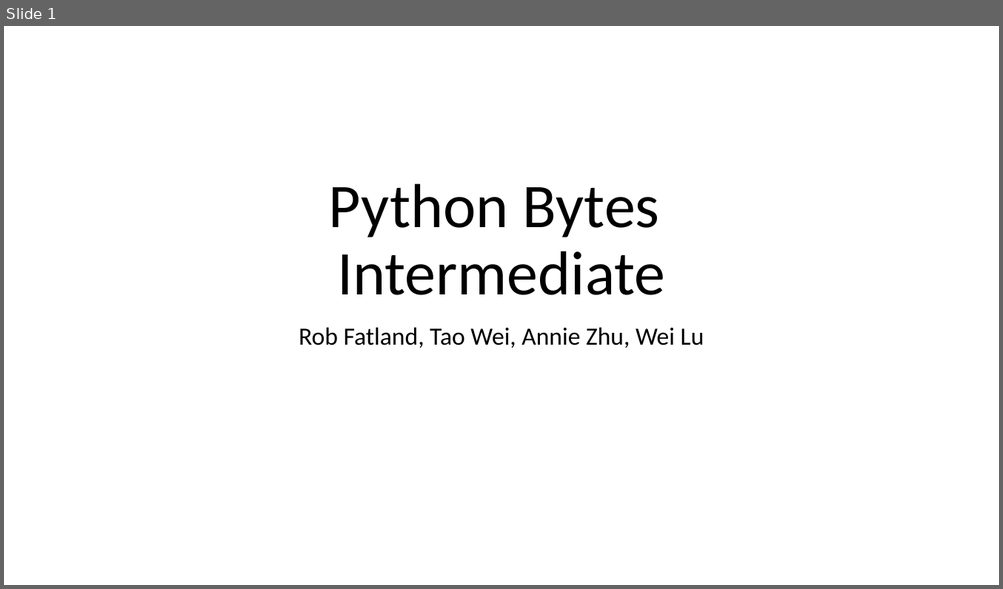
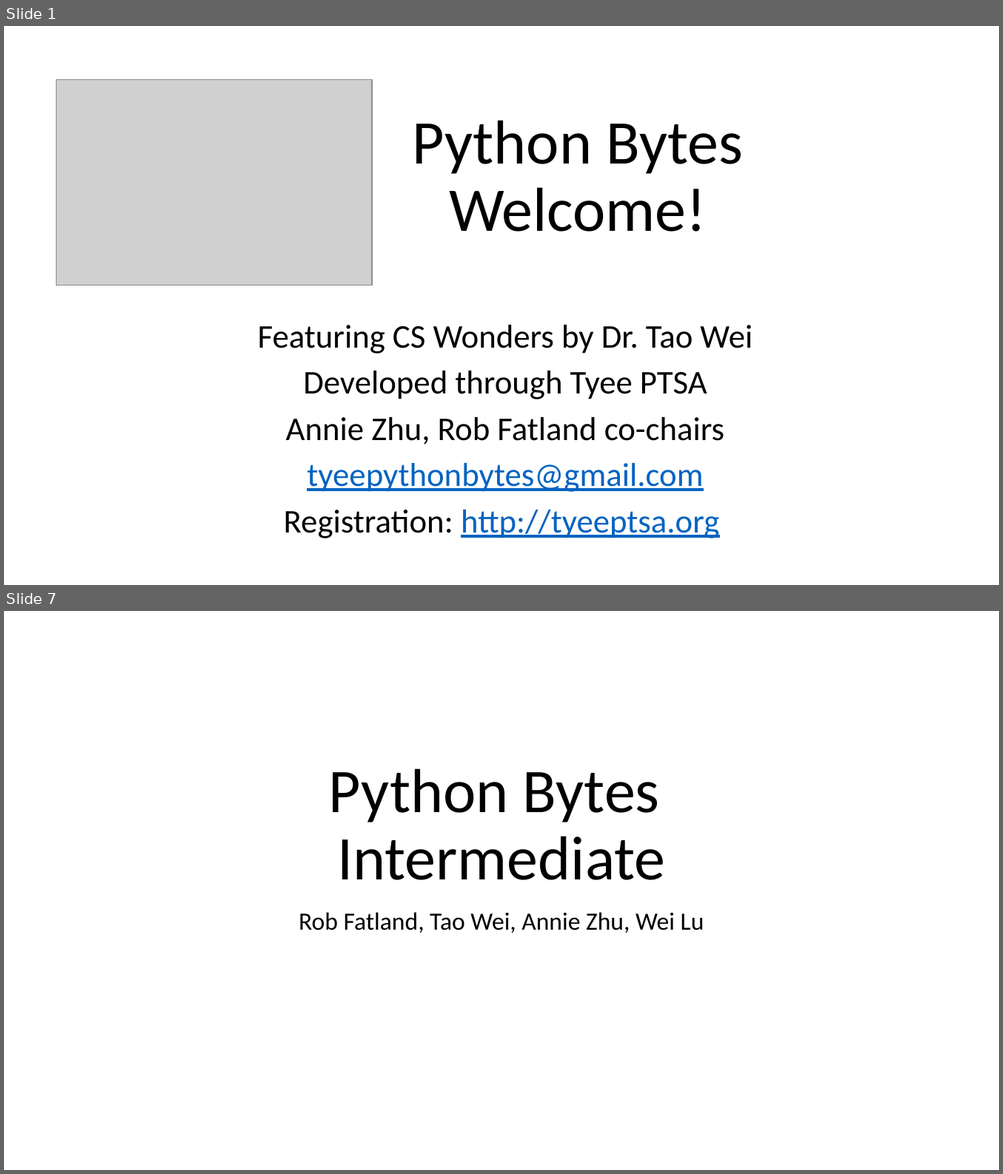
Before and after one commit to shreystechtips/pythonbytes, a slide deck: presentations/python bytes intermediate.pptx. Shown one above the other, each under a label of ours: slide 1 before the commit, slides 1 and 7 after it; the slides between them are not shown. The pictures are 1003x589 and 1003x1174 pixels, drawn with LibreOffice and Linux fonts; fonts in the diff are those of the drawing; grey boxes stand for pictures. Boxes give left, top, right and bottom in pixels: in the first picture for what was removed or moved away, otherwise in the second. Text is boxed around its words. In the diff, an @@ line names an element or a change of style, - is before the commit and + after.

```diff
--- a/presentations/python bytes intermediate.pptx
+++ b/presentations/python bytes intermediate.pptx
@@ slide 1 added at <box>4,26,999,585</box>, background #FFFFFF @@
@@ picture added at <box>57,80,372,286</box> @@
@@ title added at <box>412,120,743,232</box>, 60 pt, text #000000 @@
+Python Bytes
+Welcome!
@@ subtitle added at <box>258,325,752,539</box>, 32 pt, text #000000 @@
+Featuring CS Wonders by Dr. Tao Wei
+Developed through Tyee PTSA
+Annie Zhu, Rob Fatland co-chairs
+tyeepythonbytes@gmail.com
+Registration: http://tyeeptsa.org
@@ what was slide 1 is now slide 7 @@
```
Also in this commit, not shown: 2 slides changed, 5 other slides added, 9 other files.
